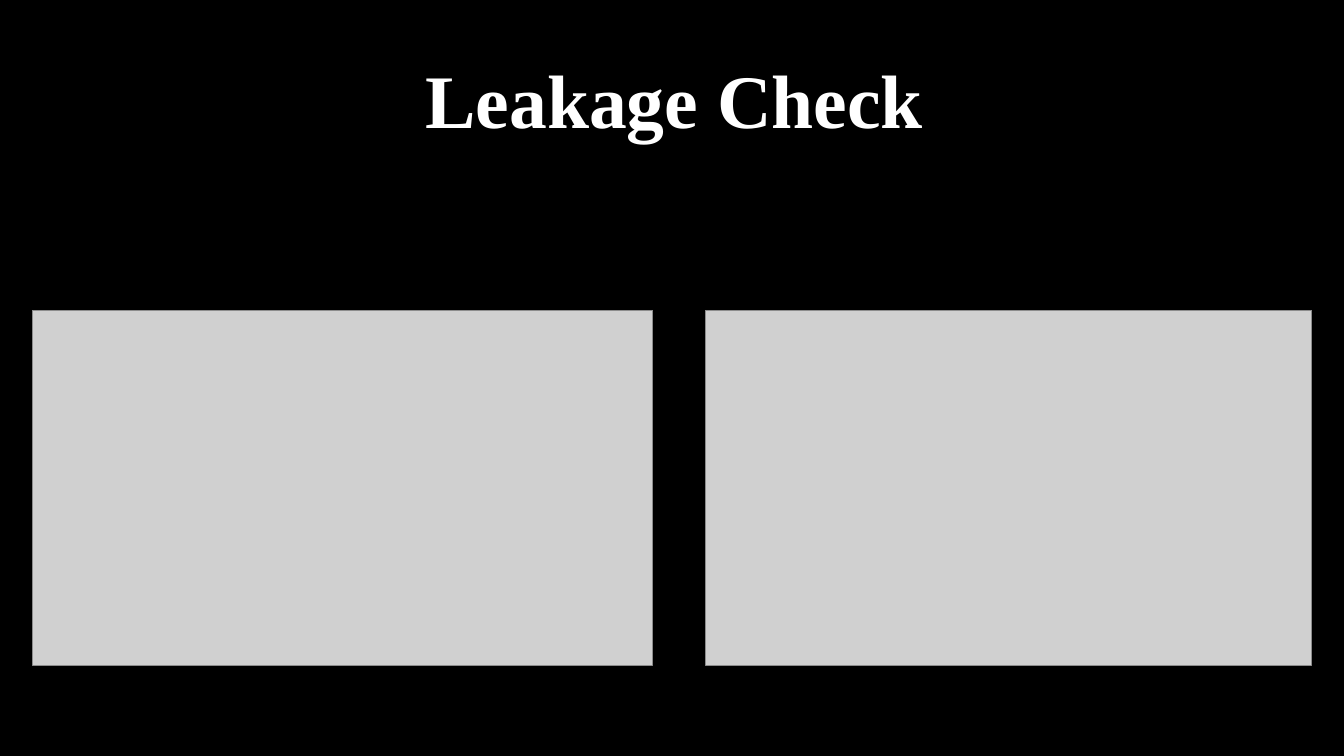
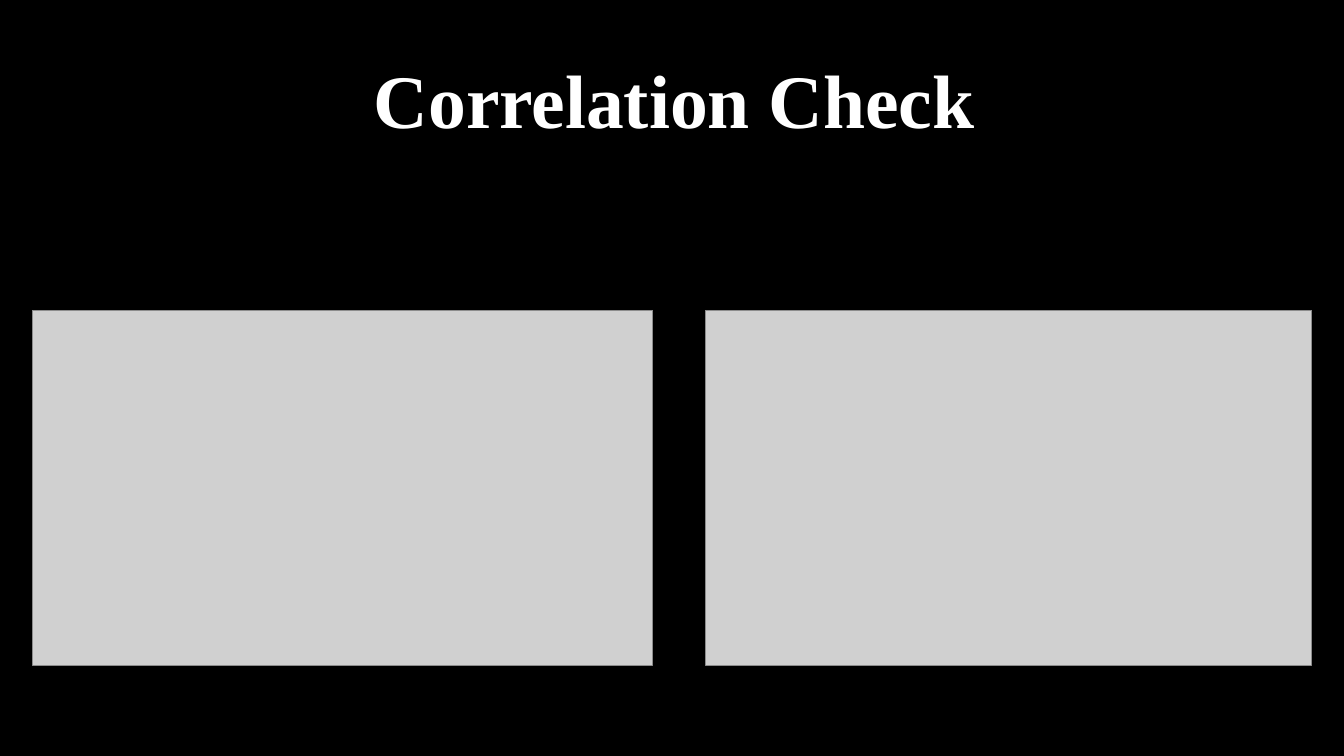
Before and after one commit to Appy011/are_you_dirty_enough, a slide deck: slide 10 of presentation_are_you_noisy_enough.pptx. Drawn at 1344x756 pixels with LibreOffice and Linux fonts; fonts in the diff are those of the drawing; grey boxes stand for pictures. Boxes give left, top, right and bottom in pixels: in the first picture for what was removed or moved away, otherwise in the second. Text is boxed around its words. In the diff, an @@ line names an element or a change of style, - is before the commit and + after.

```diff
--- a/presentation_are_you_noisy_enough.pptx
+++ b/presentation_are_you_noisy_enough.pptx
@@ title at bbox=[374, 75, 975, 129]: text changed @@
-Leakage Check
+Correlation Check
```
Also in this commit, not shown: 1 other slide changed.
